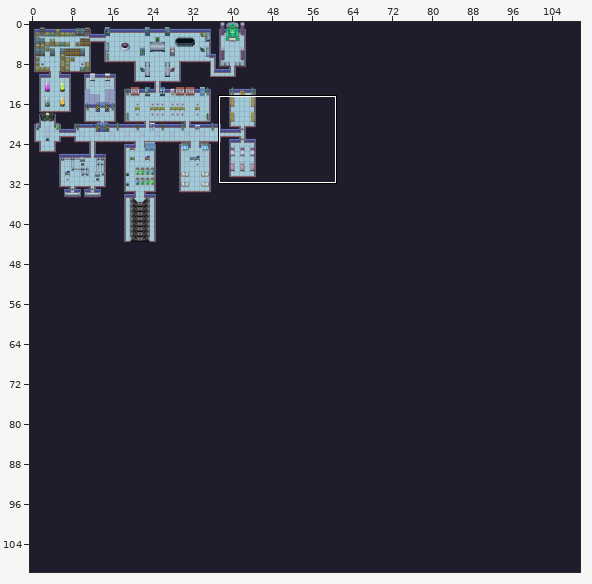
Tiled map, stored at map.tmx. Above, an overview of the earlier version with the close-up marked.
Close-up. Before the commit:
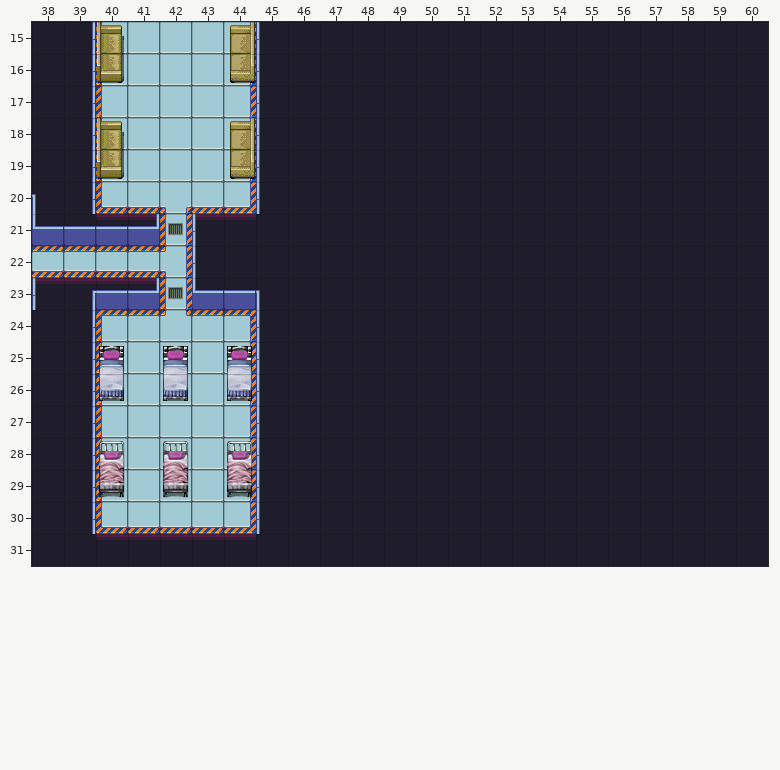
Cells are 32x32 px. Shown: x 38..60, y 15..31. The commit also changed other parts of the map, which this record leaves out.
Now the later version:
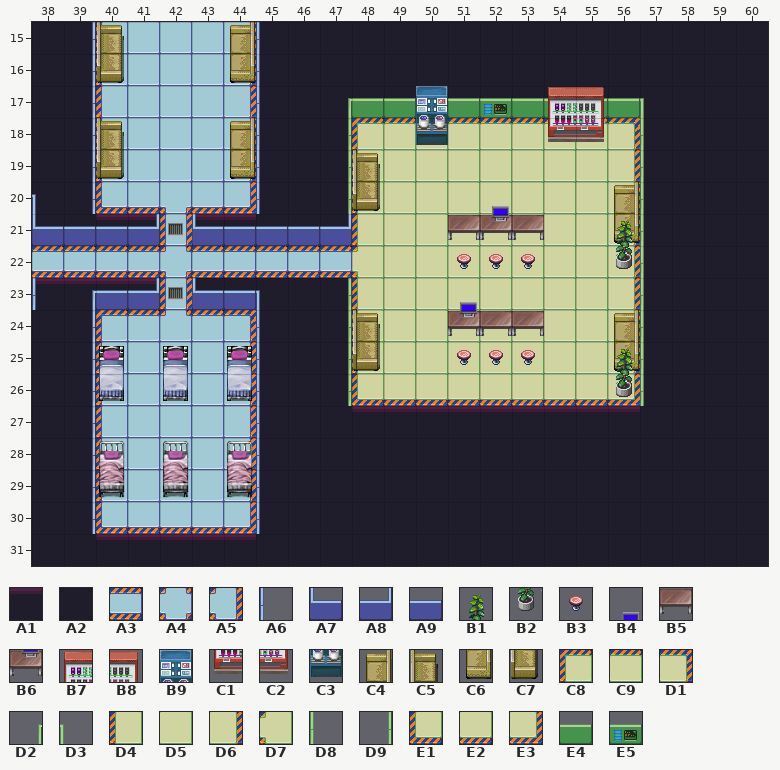
Key: from "TILES": A1 1, A2 2, A3 6, A4 12, A5 54, A6 76, A7 96, A8 97, A9 116, B1 162, B2 182, B3 240, B4 264, B5 283, B6 284, B7 286, B8 287, B9 288, C1 306, C2 307, C3 308, C4 347, C5 348, C6 367, C7 368, C8 860, C9 861, D1 862, D2 876, D3 877, D4 880, D5 881, D6 882, D7 890, D8 896, D9 897, E1 900, E2 901, E3 902, E4 936, E5 938.
__ is an empty cell.
Edits made:
Layer "floor (это пол, по которому мы":
y 18: x 48..56 A2 A2 A2 A2 A2 A2 A2 A2 A2 -> C8 C9 C9 C9 C9 C9 C9 C9 D1
y 19..21: x 48..56 A2 A2 A2 A2 A2 A2 A2 A2 A2 -> D4 D5 D5 D5 D5 D5 D5 D5 D6
y 22: x 42..56 A5 A2 A2 A2 A2 A2 A2 A2 A2 A2 A2 A2 A2 A2 A2 -> A4 A3 A3 A3 A3 A3 D7 D5 D5 D5 D5 D5 D5 D5 D6
y 23..25: x 48..56 A2 A2 A2 A2 A2 A2 A2 A2 A2 -> D4 D5 D5 D5 D5 D5 D5 D5 D6
y 26: x 48..56 A2 A2 A2 A2 A2 A2 A2 A2 A2 -> E1 E2 E2 E2 E2 E2 E2 E2 E3
y 27: x 48..56 A2 A2 A2 A2 A2 A2 A2 A2 A2 -> A1 A1 A1 A1 A1 A1 A1 A1 A1
Layer "objects (непроходимыеб возможн":
y 17: x 47..49 __ __ __ -> D2 E4 E4; x 51..57 __ __ __ __ __ __ __ -> E4 E5 E4 E4 E4 E4 D3
y 18: x 47 __ -> D9; x 50 __ -> C3; x 54..55 __ __ -> C1 C2; x 57 __ -> D8
y 19: x 47..48 __ __ -> D9 C5; x 57 __ -> D8
y 20: x 47..48 __ __ -> D9 C7; x 56..57 __ __ -> C4 D8
y 21: x 43..47 A6 __ __ __ __ -> A7 A9 A9 A9 A8; x 51..53 __ __ __ -> B5 B6 B5; x 56..57 __ __ -> C6 D8
y 22: x 43 A6 -> __; x 51..53 __ __ __ -> B3 B3 B3; x 56..57 __ __ -> B2 D8
y 23: x 47 __ -> D9; x 57 __ -> D8
y 24: x 47..48 __ __ -> D9 C5; x 51..53 __ __ __ -> B6 B5 B5; x 56..57 __ __ -> C4 D8
y 25: x 47..48 __ __ -> D9 C7; x 51..53 __ __ __ -> B3 B3 B3; x 56..57 __ __ -> C6 D8
y 26: x 47 __ -> D9; x 56..57 __ __ -> B2 D8
Layer "objects top (это верхние части":
y 17: x 50 __ -> B9; x 54..55 __ __ -> B7 B8
y 20: x 52 __ -> B4
y 21: x 56 __ -> B1
y 23: x 51 __ -> B4
y 25: x 56 __ -> B1
